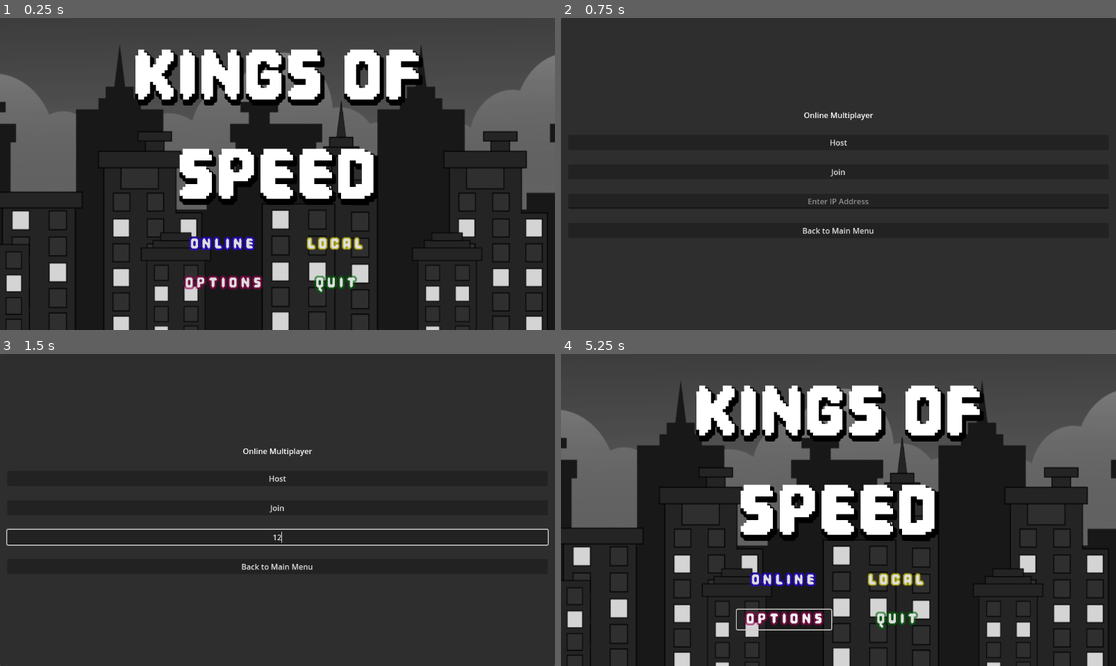
Above: before the commit, frames 1-4 (two rows, left to right).
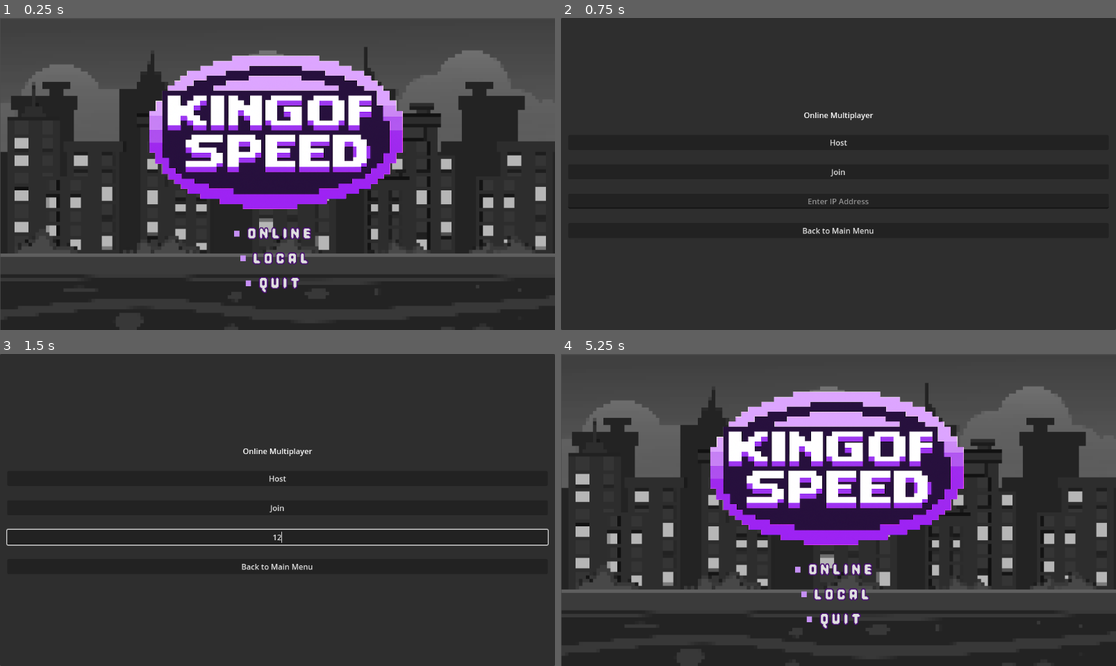
Above: after the commit, the same moments.

Repository: Puhalenthi/King-of-Speed
Game: Godot game, scene res://Scenes/MainMenu.tscn
Two runs of this game, one before a commit and one after it. Both use one fixed random seed, a clock stepped at 60 frames per second and the inputs below.
Inputs (mouse positions are in pixels of both pictures, inside the frame that each line leads up to):
- Up to frame 1 (0.25 s): no input
- Up to frame 2 (0.75 s): click "O N L I N E" at 0.5 s
- Up to frame 3 (1.5 s): click (277, 538) at 1.27 s; type "12" at 1.35 s
- Up to frame 4 (5.25 s): click "Back to Main Menu" at 2 s; click "L O C A L" at 2.75 s; click (838, 481) at 3.52 s; type "Alex" at 3.6 s; click (838, 534) at 3.75 s; type "Alex" at 3.83 s; click "Back to Main Menu" at 4.25 s; click (783, 619) at 5 s, where only the run before the commit has a clickable "O P T I O N S"

The runs differ from the first frame. In frame 1, 48% of the frame differs, in the area x 0-100%, y 8-100%; in frame 2, nothing differs; in frame 3, nothing differs; in frame 4, 48%.

Commit message:
finished main menu

Diff:
--- a/kingofspeed/Scenes/MainMenu.tscn
+++ b/kingofspeed/Scenes/MainMenu.tscn
@@ -1,10 +1,14 @@
-[gd_scene load_steps=12 format=3 uid="uid://bey1012cmyh0m"]
-
-[ext_resource type="Texture2D" uid="uid://dhciti4qkal5i" path="res://Images/YLmx3q-modified.png" id="1_8um5k"]
+[gd_scene load_steps=26 format=3 uid="uid://bey1012cmyh0m"]
+
+[ext_resource type="Texture2D" uid="uid://dix63h2yho0yb" path="res://image (2).png" id="1_cmrfp"]
 [ext_resource type="Script" uid="uid://bwds345lnfc65" path="res://Scripts/PlayLocal.gd" id="3_8um5k"]
 [ext_resource type="Script" uid="uid://b60wcvbbf725i" path="res://Scripts/PlayOnline.gd" id="3_df05h"]
 [ext_resource type="Script" uid="uid://chevttyx8rct8" path="res://Scripts/MainQuit.gd" id="4_xim88"]
 [ext_resource type="FontFile" uid="uid://q4s1an2fkmo4" path="res://Pixel Game.otf" id="5_df05h"]
+[ext_resource type="Script" uid="uid://2mmq1xtcwg2a" path="res://Scenes/color_rect.gd" id="7_loo7a"]
+[ext_resource type="Script" uid="uid://idvcdmwddch6" path="res://Scenes/color_rect_2.gd" id="8_if7li"]
+[ext_resource type="Script" uid="uid://dggnedpkk6o84" path="res://Scenes/color_rect_4.gd" id="10_fh7cp"]
+[ext_resource type="Texture2D" uid="uid://diyapuwqms3hx" path="res://Images/poop.png" id="10_loo7a"]
 
 [sub_resource type="StyleBoxFlat" id="StyleBoxFlat_cayip"]
 bg_color = Color(0.337255, 0.67451, 1, 0)
@@ -21,20 +25,6 @@
 corner_radius_bottom_right = 10
 corner_radius_bottom_left = 10
 
-[sub_resource type="StyleBoxFlat" id="StyleBoxFlat_jsrd8"]
-bg_color = Color(0.337255, 0.67451, 1, 0)
-corner_radius_top_left = 10
-corner_radius_top_right = 10
-corner_radius_bottom_right = 10
-corner_radius_bottom_left = 10
-
-[sub_resource type="StyleBoxFlat" id="StyleBoxFlat_wwsa2"]
-bg_color = Color(0.160784, 0.615686, 1, 0)
-corner_radius_top_left = 10
-corner_radius_top_right = 10
-corner_radius_bottom_right = 10
-corner_radius_bottom_left = 10
-
 [sub_resource type="StyleBoxFlat" id="StyleBoxFlat_wbdvm"]
 bg_color = Color(0.337255, 0.67451, 1, 0)
 corner_radius_top_left = 10
@@ -49,20 +39,291 @@
 corner_radius_bottom_right = 10
 corner_radius_bottom_left = 10
 
+[sub_resource type="Animation" id="Animation_loo7a"]
+resource_name = "1"
+length = 0.19
+tracks/0/type = "value"
+tracks/0/imported = false
+tracks/0/enabled = true
+tracks/0/path = NodePath(".:scale")
+tracks/0/interp = 1
+tracks/0/loop_wrap = true
+tracks/0/keys = {
+"times": PackedFloat32Array(0, 0.166667),
+"transitions": PackedFloat32Array(1, 1),
+"update": 0,
+"values": [Vector2(1, 1), Vector2(1.5, 1.5)]
+}
+tracks/1/type = "value"
+tracks/1/imported = false
+tracks/1/enabled = true
+tracks/1/path = NodePath(".:position")
+tracks/1/interp = 1
+tracks/1/loop_wrap = true
+tracks/1/keys = {
+"times": PackedFloat32Array(0, 0.166667),
+"transitions": PackedFloat32Array(1, 1),
+"update": 0,
+"values": [Vector2(486, 442), Vector2(484, 439)]
+}
+
+[sub_resource type="Animation" id="Animation_if7li"]
+length = 0.001
+tracks/0/type = "value"
+tracks/0/imported = false
+tracks/0/enabled = true
+tracks/0/path = NodePath(".:scale")
+tracks/0/interp = 1
+tracks/0/loop_wrap = true
+tracks/0/keys = {
+"times": PackedFloat32Array(0),
+"transitions": PackedFloat32Array(1),
+"update": 0,
+"values": [Vector2(1, 1)]
+}
+tracks/1/type = "value"
+tracks/1/imported = false
+tracks/1/enabled = true
+tracks/1/path = NodePath(".:position")
+tracks/1/interp = 1
+tracks/1/loop_wrap = true
+tracks/1/keys = {
+"times": PackedFloat32Array(0),
+"transitions": PackedFloat32Array(1),
+"update": 0,
+"values": [Vector2(486, 442)]
+}
+
+[sub_resource type="Animation" id="Animation_rrcx7"]
+resource_name = "11"
+length = 0.19
+tracks/0/type = "value"
+tracks/0/imported = false
+tracks/0/enabled = true
+tracks/0/path = NodePath(".:position")
+tracks/0/interp = 1
+tracks/0/loop_wrap = true
+tracks/0/keys = {
+"times": PackedFloat32Array(0, 0.19),
+"transitions": PackedFloat32Array(1, 1),
+"update": 0,
+"values": [Vector2(484, 439), Vector2(486, 442)]
+}
+tracks/1/type = "value"
+tracks/1/imported = false
+tracks/1/enabled = true
+tracks/1/path = NodePath(".:scale")
+tracks/1/interp = 1
+tracks/1/loop_wrap = true
+tracks/1/keys = {
+"times": PackedFloat32Array(0, 0.19),
+"transitions": PackedFloat32Array(1, 1),
+"update": 0,
+"values": [Vector2(1.5, 1.5), Vector2(1, 1)]
+}
+
+[sub_resource type="AnimationLibrary" id="AnimationLibrary_rrcx7"]
+_data = {
+&"1": SubResource("Animation_loo7a"),
+&"11": SubResource("Animation_rrcx7"),
+&"RESET": SubResource("Animation_if7li")
+}
+
+[sub_resource type="Animation" id="Animation_cmrfp"]
+resource_name = "2"
+length = 0.19
+tracks/0/type = "value"
+tracks/0/imported = false
+tracks/0/enabled = true
+tracks/0/path = NodePath(".:scale")
+tracks/0/interp = 1
+tracks/0/loop_wrap = true
+tracks/0/keys = {
+"times": PackedFloat32Array(0, 0.19),
+"transitions": PackedFloat32Array(1, 1),
+"update": 0,
+"values": [Vector2(1, 1), Vector2(1.5, 1.5)]
+}
+tracks/1/type = "value"
+tracks/1/imported = false
+tracks/1/enabled = true
+tracks/1/path = NodePath(".:position")
+tracks/1/interp = 1
+tracks/1/loop_wrap = true
+tracks/1/keys = {
+"times": PackedFloat32Array(0, 0.19),
+"transitions": PackedFloat32Array(1, 1),
+"update": 0,
+"values": [Vector2(499, 493), Vector2(496, 491)]
+}
+
+[sub_resource type="Animation" id="Animation_fh7cp"]
+length = 0.001
+tracks/0/type = "value"
+tracks/0/imported = false
+tracks/0/enabled = true
+tracks/0/path = NodePath(".:scale")
+tracks/0/interp = 1
+tracks/0/loop_wrap = true
+tracks/0/keys = {
+"times": PackedFloat32Array(0),
+"transitions": PackedFloat32Array(1),
+"update": 0,
+"values": [Vector2(1, 1)]
+}
+tracks/1/type = "value"
+tracks/1/imported = false
+tracks/1/enabled = true
+tracks/1/path = NodePath(".:position")
+tracks/1/interp = 1
+tracks/1/loop_wrap = true
+tracks/1/keys = {
+"times": PackedFloat32Array(0),
+"transitions": PackedFloat32Array(1),
+"update": 0,
+"values": [Vector2(499, 493)]
+}
+
+[sub_resource type="Animation" id="Animation_8e205"]
+resource_name = "22"
+length = 0.19
+tracks/0/type = "value"
+tracks/0/imported = false
+tracks/0/enabled = true
+tracks/0/path = NodePath(".:position")
+tracks/0/interp = 1
+tracks/0/loop_wrap = true
+tracks/0/keys = {
+"times": PackedFloat32Array(0, 0.19),
+"transitions": PackedFloat32Array(1, 1),
+"update": 0,
+"values": [Vector2(496, 491), Vector2(499, 493)]
+}
+tracks/1/type = "value"
+tracks/1/imported = false
+tracks/1/enabled = true
+tracks/1/path = NodePath(".:scale")
+tracks/1/interp = 1
+tracks/1/loop_wrap = true
+tracks/1/keys = {
+"times": PackedFloat32Array(0, 0.19),
+"transitions": PackedFloat32Array(1, 1),
+"update": 0,
+"values": [Vector2(1.5, 1.5), Vector2(1, 1)]
+}
+
+[sub_resource type="AnimationLibrary" id="AnimationLibrary_loo7a"]
+_data = {
+&"2": SubResource("Animation_cmrfp"),
+&"22": SubResource("Animation_8e205"),
+&"RESET": SubResource("Animation_fh7cp")
+}
+
+[sub_resource type="Animation" id="Animation_7467j"]
+resource_name = "3"
+length = 0.19
+tracks/0/type = "value"
+tracks/0/imported = false
+tracks/0/enabled = true
+tracks/0/path = NodePath(".:scale")
+tracks/0/interp = 1
+tracks/0/loop_wrap = true
+tracks/0/keys = {
+"times": PackedFloat32Array(0, 0.19),
+"transitions": PackedFloat32Array(1, 1),
+"update": 0,
+"values": [Vector2(1, 1), Vector2(1.5, 1.5)]
+}
+tracks/1/type = "value"
+tracks/1/imported = false
+tracks/1/enabled = true
+tracks/1/path = NodePath(".:position")
+tracks/1/interp = 1
+tracks/1/loop_wrap = true
+tracks/1/keys = {
+"times": PackedFloat32Array(0, 0.19),
+"transitions": PackedFloat32Array(1, 1),
+"update": 0,
+"values": [Vector2(510, 545), Vector2(508, 541)]
+}
+
+[sub_resource type="Animation" id="Animation_2x1g0"]
+length = 0.001
+tracks/0/type = "value"
+tracks/0/imported = false
+tracks/0/enabled = true
+tracks/0/path = NodePath(".:scale")
+tracks/0/interp = 1
+tracks/0/loop_wrap = true
+tracks/0/keys = {
+"times": PackedFloat32Array(0),
+"transitions": PackedFloat32Array(1),
+"update": 0,
+"values": [Vector2(1, 1)]
+}
+tracks/1/type = "value"
+tracks/1/imported = false
+tracks/1/enabled = true
+tracks/1/path = NodePath(".:position")
+tracks/1/interp = 1
+tracks/1/loop_wrap = true
+tracks/1/keys = {
+"times": PackedFloat32Array(0),
+"transitions": PackedFloat32Array(1),
+"update": 0,
+"values": [Vector2(510, 545)]
+}
+
+[sub_resource type="Animation" id="Animation_riqfo"]
+resource_name = "33"
+length = 0.19
+tracks/0/type = "value"
+tracks/0/imported = false
+tracks/0/enabled = true
+tracks/0/path = NodePath(".:position")
+tracks/0/interp = 1
+tracks/0/loop_wrap = true
+tracks/0/keys = {
+"times": PackedFloat32Array(0, 0.19),
+"transitions": PackedFloat32Array(1, 1),
+"update": 0,
+"values": [Vector2(508, 541), Vector2(510, 545)]
+}
+tracks/1/type = "value"
+tracks/1/imported = false
+tracks/1/enabled = true
+tracks/1/path = NodePath(".:scale")
+tracks/1/interp = 1
+tracks/1/loop_wrap = true
+tracks/1/keys = {
+"times": PackedFloat32Array(0, 0.19),
+"transitions": PackedFloat32Array(1, 1),
+"update": 0,
+"values": [Vector2(1.5, 1.5), Vector2(1, 1)]
+}
+
+[sub_resource type="AnimationLibrary" id="AnimationLibrary_riqfo"]
+_data = {
+&"3": SubResource("Animation_7467j"),
+&"33": SubResource("Animation_riqfo"),
+&"RESET": SubResource("Animation_2x1g0")
+}
+
 [node name="Node2D" type="Node2D"]
 
-[node name="YLmx3q-modified" type="Sprite2D" parent="."]
-position = Vector2(628, 477)
-scale = Vector2(1.27422, 1.39306)
-texture = ExtResource("1_8um5k")
+[node name="Image(2)" type="Sprite2D" parent="."]
+modulate = Color(1, 1, 1, 0.780392)
+position = Vector2(581.5, 329)
+scale = Vector2(0.907031, 0.908333)
+texture = ExtResource("1_cmrfp")
 
 [node name="PlayOnline" type="Button" parent="."]
-offset_left = 363.0
-offset_top = 450.0
-offset_right = 559.0
-offset_bottom = 491.0
-theme_override_colors/font_outline_color = Color(0.168862, 3.85046e-07, 0.98201, 0.619608)
-theme_override_constants/outline_size = 15
+offset_left = 482.0
+offset_top = 429.0
+offset_right = 678.0
+offset_bottom = 470.0
+theme_override_colors/font_outline_color = Color(0.280764, 0.0525514, 0.445221, 1)
+theme_override_constants/outline_size = 8
 theme_override_fonts/font = ExtResource("5_df05h")
 theme_override_font_sizes/font_size = 40
 theme_override_styles/hover = SubResource("StyleBoxFlat_cayip")
@@ -71,12 +332,12 @@
 script = ExtResource("3_df05h")
 
 [node name="PlayLocal" type="Button" parent="."]
-offset_left = 597.0
-offset_top = 450.0
-offset_right = 793.0
-offset_bottom = 491.0
-theme_override_colors/font_outline_color = Color(0.968627, 0.933333, 0, 0.619608)
-theme_override_constants/outline_size = 10
+offset_left = 484.0
+offset_top = 481.0
+offset_right = 680.0
+offset_bottom = 522.0
+theme_override_colors/font_outline_color = Color(0.282353, 0.0509804, 0.447059, 1)
+theme_override_constants/outline_size = 8
 theme_override_fonts/font = ExtResource("5_df05h")
 theme_override_font_sizes/font_size = 40
 theme_override_styles/hover = SubResource("StyleBoxFlat_cayip")
@@ -84,26 +345,13 @@
 text = "L O C A L"
 script = ExtResource("3_8um5k")
 
-[node name="Options" type="Button" parent="."]
-offset_left = 365.0
-offset_top = 531.0
-offset_right = 561.0
-offset_bottom = 572.0
-theme_override_colors/font_outline_color = Color(0.625802, 4.81308e-08, 0.321785, 0.619608)
-theme_override_constants/outline_size = 15
-theme_override_fonts/font = ExtResource("5_df05h")
-theme_override_font_sizes/font_size = 40
-theme_override_styles/hover = SubResource("StyleBoxFlat_jsrd8")
-theme_override_styles/normal = SubResource("StyleBoxFlat_wwsa2")
-text = "O P T I O N S"
-
 [node name="Quit" type="Button" parent="."]
-offset_left = 599.0
-offset_top = 531.0
-offset_right = 795.0
-offset_bottom = 572.0
-theme_override_colors/font_outline_color = Color(0, 0.418413, 0.0370501, 0.619608)
-theme_override_constants/outline_size = 15
+offset_left = 482.0
+offset_top = 532.0
+offset_right = 678.0
+offset_bottom = 573.0
+theme_override_colors/font_outline_color = Color(0.282353, 0.0509804, 0.447059, 1)
+theme_override_constants/outline_size = 8
 theme_override_fonts/font = ExtResource("5_df05h")
 theme_override_font_sizes/font_size = 40
 theme_override_styles/hover = SubResource("StyleBoxFlat_wbdvm")
@@ -111,37 +359,16 @@
 text = "Q U I T"
 script = ExtResource("4_xim88")
 
-[node name="CanvasLayer" type="CanvasLayer" parent="."]
+[node name="Label" type="Label" parent="."]
 visible = false
-
-[node name="MarginContainer" type="MarginContainer" parent="CanvasLayer"]
-anchors_preset = 15
-anchor_right = 1.0
-anchor_bottom = 1.0
-offset_left = 469.0
-offset_top = 418.0
-offset_right = -457.0
-offset_bottom = -44.0
-grow_horizontal = 2
-grow_vertical = 2
-theme_override_constants/margin_left = 15
-theme_override_constants/margin_top = 15
-theme_override_constants/margin_right = 15
-theme_override_constants/margin_bottom = 15
-
-[node name="VBoxContainer" type="VBoxContainer" parent="CanvasLayer/MarginContainer"]
-layout_mode = 2
-theme_override_constants/separation = 15
-
-[node name="Label" type="Label" parent="."]
 offset_left = 55.0
 offset_top = 28.0
 offset_right = 1094.0
 offset_bottom = 437.0
 theme_override_colors/font_shadow_color = Color(0, 0, 0, 1)
 theme_override_constants/shadow_offset_x = 4
-theme_override_constants/shadow_offset_y = 8
-theme_override_constants/shadow_outline_size = 18
+theme_override_constants/shadow_offset_y = 4
+theme_override_constants/shadow_outline_size = 20
 theme_override_fonts/font = ExtResource("5_df05h")
 theme_override_font_sizes/font_size = 200
 text = "KINGS OF
@@ -149,6 +376,56 @@
 horizontal_alignment = 1
 vertical_alignment = 1
 
+[node name="ColorRect" type="ColorRect" parent="."]
+offset_left = 486.0
+offset_top = 442.0
+offset_right = 497.0
+offset_bottom = 454.0
+color = Color(0.772549, 0.560784, 0.956863, 1)
+script = ExtResource("7_loo7a")
+
+[node name="AnimationPlayer" type="AnimationPlayer" parent="ColorRect"]
+libraries = {
+&"": SubResource("AnimationLibrary_rrcx7")
+}
+
+[node name="ColorRect2" type="ColorRect" parent="."]
+offset_left = 499.0
+offset_top = 493.0
+offset_right = 510.0
+offset_bottom = 505.0
+color = Color(0.772549, 0.560784, 0.956863, 1)
+script = ExtResource("8_if7li")
+
+[node name="AnimationPlayer" type="AnimationPlayer" parent="ColorRect2"]
+libraries = {
+&"": SubResource("AnimationLibrary_loo7a")
+}
+
+[node name="ColorRect4" type="ColorRect" parent="."]
+offset_left = 510.0
+offset_top = 545.0
+offset_right = 521.0
+offset_bottom = 557.0
+color = Color(0.772549, 0.560784, 0.956863, 1)
+script = ExtResource("10_fh7cp")
+
+[node name="AnimationPlayer" type="AnimationPlayer" parent="ColorRect4"]
+libraries = {
+&"": SubResource("AnimationLibrary_riqfo")
+}
+
+[node name="Poop" type="Sprite2D" parent="."]
+position = Vector2(572, 237)
+scale = Vector2(0.482096, 0.389648)
+texture = ExtResource("10_loo7a")
+
+[connection signal="mouse_entered" from="PlayOnline" to="ColorRect" method="_on_play_online_mouse_entered"]
+[connection signal="mouse_exited" from="PlayOnline" to="ColorRect" method="_on_play_online_mouse_exited"]
 [connection signal="pressed" from="PlayOnline" to="PlayOnline" method="_on_pressed"]
+[connection signal="mouse_entered" from="PlayLocal" to="ColorRect2" method="_on_play_local_mouse_entered"]
+[connection signal="mouse_exited" from="PlayLocal" to="ColorRect2" method="_on_play_local_mouse_exited"]
 [connection signal="pressed" from="PlayLocal" to="PlayLocal" method="_on_pressed"]
+[connection signal="mouse_entered" from="Quit" to="ColorRect4" method="_on_quit_mouse_entered"]
+[connection signal="mouse_exited" from="Quit" to="ColorRect4" method="_on_quit_mouse_exited"]
 [connection signal="pressed" from="Quit" to="Quit" method="_on_pressed"]
--- /dev/null
+++ b/kingofspeed/Scenes/color_rect.gd
@@ -0,0 +1,9 @@
+extends ColorRect
+
+
+func _on_play_online_mouse_entered() -> void:
+	$AnimationPlayer.play("1")
+
+
+func _on_play_online_mouse_exited() -> void:
+	$AnimationPlayer.play("11")
--- /dev/null
+++ b/kingofspeed/Scenes/color_rect_2.gd
@@ -0,0 +1,9 @@
+extends ColorRect
+
+
+func _on_play_local_mouse_entered() -> void:
+	$AnimationPlayer.play("2")
+
+
+func _on_play_local_mouse_exited() -> void:
+	$AnimationPlayer.play("22")
--- /dev/null
+++ b/kingofspeed/Scenes/color_rect_3.gd
@@ -0,0 +1 @@
+extends ColorRect
--- /dev/null
+++ b/kingofspeed/Scenes/color_rect_4.gd
@@ -0,0 +1,9 @@
+extends ColorRect
+
+
+func _on_quit_mouse_entered() -> void:
+	$AnimationPlayer.play("3")
+
+
+func _on_quit_mouse_exited() -> void:
+	$AnimationPlayer.play("33")
Binary file added: kingofspeed/Images/20250609_1715_King_of_Speed_remix_01jxb8n6k2ehta6j7nyjva2mcf-removebg-preview.png
Not shown, added: kingofspeed/Images/20250609_1715_King_of_Speed_remix_01jxb8n6k2ehta6j7nyjva2mcf-removebg-preview.png.import
Not shown, added: kingofspeed/Images/circle.png.import
Binary file added: kingofspeed/Images/poop.png
Not shown, added: kingofspeed/Images/poop.png.import
Not shown, added: kingofspeed/Scenes/color_rect.gd.uid
Not shown, added: kingofspeed/Scenes/color_rect_2.gd.uid
Not shown, added: kingofspeed/Scenes/color_rect_3.gd.uid
Not shown, added: kingofspeed/Scenes/color_rect_4.gd.uid
Binary file added: kingofspeed/image (2).png
Not shown, added: kingofspeed/image (2).png.import
